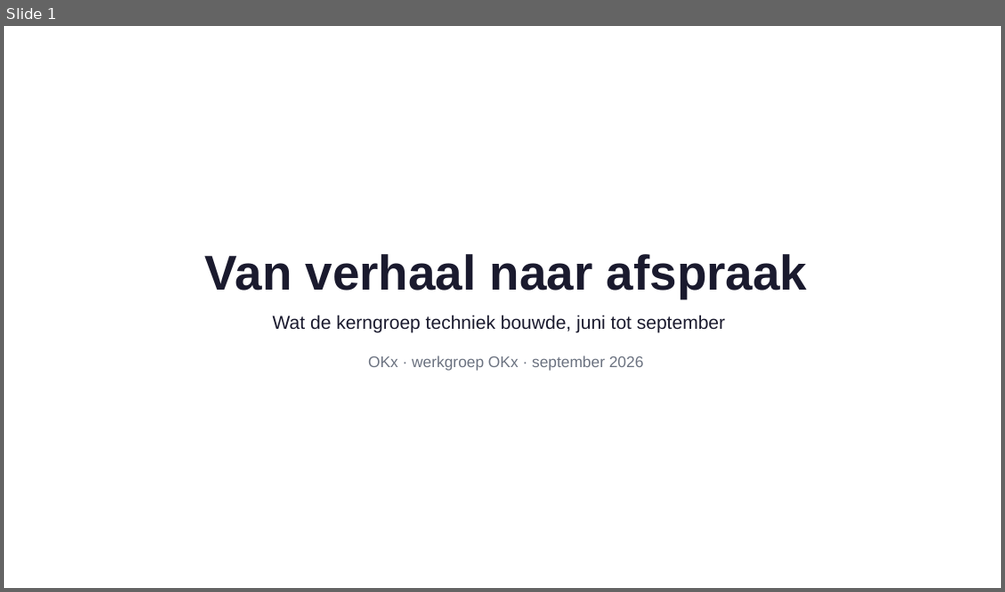
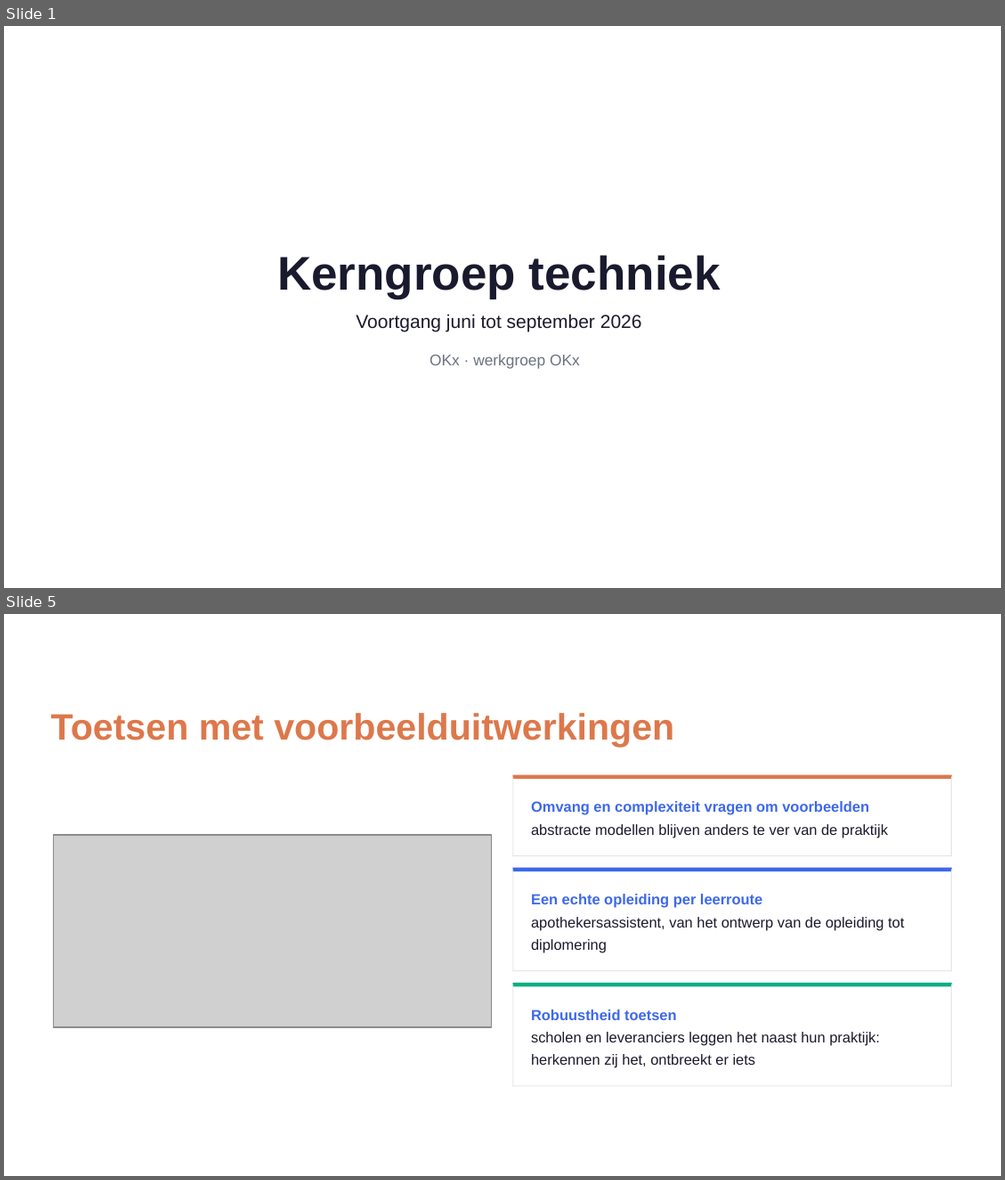
Before and after one commit to Npuls-OKx/meta, a slide deck: presentaties/export/260929_werkgroep_okx_voortgang/260929_werkgroep_okx_voortgang.pptx. Shown one above the other, each under a label of ours: slide 1 before the commit, slides 1 and 5 after it; the slides between them are not shown. The pictures are 1005x592 and 1005x1180 pixels, drawn with LibreOffice and Linux fonts; fonts in the diff are those of the drawing; grey boxes stand for pictures; background and template pictures are left out. Boxes give left, top, right and bottom in pixels: in the first picture for what was removed or moved away, otherwise in the second. Text is boxed around its words. In the diff, an @@ line names an element or a change of style, - is before the commit and + after.

```diff
--- a/presentaties/export/260929_werkgroep_okx_voortgang/260929_werkgroep_okx_voortgang.pptx
+++ b/presentaties/export/260929_werkgroep_okx_voortgang/260929_werkgroep_okx_voortgang.pptx
@@ slide 5 added at bbox=[4, 614, 1001, 1176], background picture (left out) @@
@@ freeform shape added at bbox=[4, 614, 1001, 1176], fill #000000 @@
@@ freeform shape added at bbox=[4, 614, 1001, 1176], fill #FFFFFF @@
@@ text added at bbox=[51, 713, 674, 747], 27 pt, text #DD784B, bold @@
+Toetsen met voorbeelduitwerkingen
@@ freeform shape added at bbox=[513, 775, 952, 856], fill #FFFFFF @@
@@ freeform shape added at bbox=[513, 775, 952, 779], fill #DD784B @@
@@ freeform shape added at bbox=[513, 775, 514, 856], fill #E5E7EB @@
@@ freeform shape added at bbox=[951, 775, 952, 856], fill #E5E7EB @@
@@ text added at bbox=[531, 801, 869, 815], 10.8 pt, text #3D68EC, bold @@
+Omvang en complexiteit vragen om voorbeelden
@@ text added at bbox=[531, 824, 888, 837], 10.8 pt, text #1A1A2E @@
+abstracte modellen blijven anders te ver van de praktijk
@@ freeform shape added at bbox=[54, 835, 492, 1028], outline #E5E7EB 0.74 pt @@
@@ picture added at bbox=[54, 835, 491, 1027] @@
@@ freeform shape added at bbox=[513, 855, 952, 856], fill #E5E7EB @@
@@ freeform shape added at bbox=[513, 867, 952, 970], fill #FFFFFF @@
@@ freeform shape added at bbox=[513, 867, 952, 871], fill #3D68EC @@
@@ freeform shape added at bbox=[513, 867, 514, 970], fill #E5E7EB @@
@@ freeform shape added at bbox=[951, 867, 952, 970], fill #E5E7EB @@
@@ text added at bbox=[531, 893, 762, 908], 10.8 pt, text #3D68EC, bold @@
+Een echte opleiding per leerroute
@@ text added at bbox=[531, 917, 904, 930], 10.8 pt, text #1A1A2E @@
+apothekersassistent, van het ontwerp van de opleiding tot
@@ text added at bbox=[531, 939, 607, 952], 10.8 pt, text #1A1A2E @@
+diplomering
@@ freeform shape added at bbox=[513, 970, 952, 971], fill #E5E7EB @@
@@ freeform shape added at bbox=[513, 982, 952, 1086], fill #FFFFFF @@
@@ freeform shape added at bbox=[513, 982, 952, 986], fill #00AF81 @@
@@ freeform shape added at bbox=[513, 982, 514, 1086], fill #E5E7EB @@
@@ freeform shape added at bbox=[951, 982, 952, 1086], fill #E5E7EB @@
@@ text added at bbox=[531, 1009, 676, 1020], 10.8 pt, text #3D68EC, bold @@
+Robuustheid toetsen
@@ text added at bbox=[531, 1031, 880, 1045], 10.8 pt, text #1A1A2E @@
+scholen en leveranciers leggen het naast hun praktijk:
@@ text added at bbox=[531, 1054, 756, 1068], 10.8 pt, text #1A1A2E @@
+herkennen zij het, ontbreekt er iets
@@ freeform shape added at bbox=[513, 1085, 952, 1086], fill #E5E7EB @@
@@ slide 1 changed as well @@
@@ text at bbox=[277, 255, 720, 298]: text changed; size 36 to 34.8 pt @@
-Van verhaal naar afspraak
+Kerngroep techniek
@@ text at bbox=[356, 313, 642, 332]: text changed @@
-Wat de kerngroep techniek bouwde, juni tot september
+Voortgang juni tot september 2026
@@ text at bbox=[429, 354, 580, 369]: text changed @@
-OKx · werkgroep OKx · september 2026
+OKx · werkgroep OKx
```
Also in this commit, not shown: 2 other slides changed, 2 other slides added, 3 slides removed, 2 other files.
